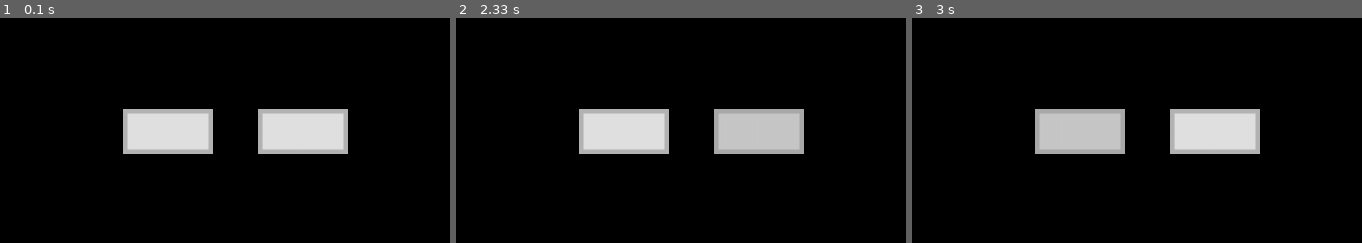
Above: before the commit, frames 1-3 (left to right).
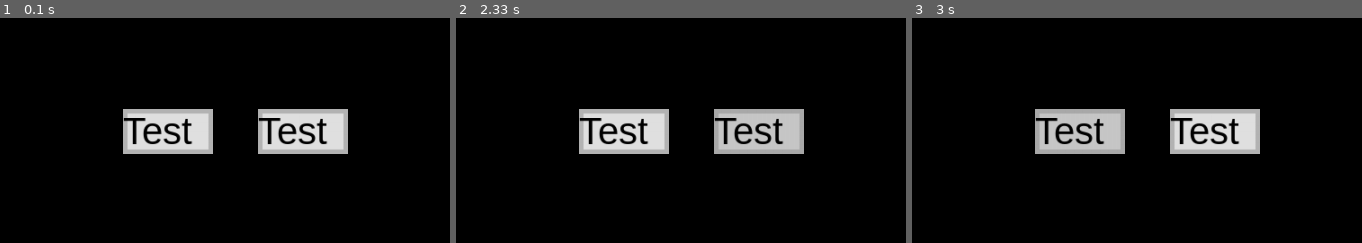
Above: after the commit, the same moments.

Repository: AlphaCraft9658/Merge-Box
Game: pygame game, started from Button System/main.py
Two runs of this game, one before a commit and one after it. Both use one fixed random seed, a clock stepped at 60 frames per second and the inputs below.
Inputs (mouse positions are % of the whole screen's width and height, from its top left):
- Up to frame 1 (0.1 s): no input
- Up to frame 2 (2.33 s): click (50, 50) at 0.38 s; press the mouse at (55, 55) at 0.7 s; move the mouse to (35, 67) at 0.8 s; release the mouse at (15, 79) at 0.93 s; click (37, 57) at 1.05 s; press the mouse at (55, 55) at 1.37 s; move the mouse to (51, 70) at 1.47 s; release the mouse at (48, 86) at 1.6 s; click (55, 55) at 2.22 s
- Up to frame 3 (3 s): press the mouse at (55, 55) at 2.53 s; move the mouse to (65, 48) at 2.63 s; release the mouse at (75, 41) at 2.77 s; click (40, 59) at 2.88 s
The pictures show only the part of the screen within x 21-71%, y 30-80%; the shares and areas given below are measured in that part.

The runs differ from the first frame. In frame 1, 1.5% of the frame differs, in the area x 27-73%, y 44-56%; in frame 2, 1.5%; in frame 3, 1.5%.

Commit message:
class argument typo check improved

Diff:
--- a/Button System/main.py
+++ b/Button System/main.py
@@ -30,19 +30,24 @@
     # pass arguments this way: ((button x, button y, button width, height), (border width, radius), ((button r, g, b),/
     # (button hover r, g, b), (button click r, g, b), (border r, g, b), (border hover r, g, b), (border click r, g, b))/
     # (text, (text r, g, b), size, font)
-    def __init__(self, box=(0, 0, 10, 50), border=(5, 5), colors=((225, 225, 225), (200, 200, 200), (180, 180, 180), (180, 180, 180), (170, 170, 170), (130, 130, 130)), text=("", (0, 0, 0), 0, "")):
-        try:
-            if not (type(box) == tuple and len(box) == 4 and [True for i in box if type(i) == int]):
-                if not (type(border) == tuple and len(border) == 2 and [True for i in border if type(i) == int]):
-                    if not (type(colors) == tuple and len(colors) == 6 and [True for i in [n for n in [v for v in colors]] if type(i) == int]):
-                        if not (type(text) == tuple and type(text[0]) == str and type(text[1]) == tuple and [True for i in text[1] if type(i) == int] and type(text[2]) == int and type(text[3]) == str and (text[3] in pygame.font.get_fonts() or text[3] == "")):
-                            print(f"{Fore.RED}=== invalid button construction! ===")
-                            pygame.quit(); sleep(3)
-                            exit()
-        except:
-            print(f"{Fore.RED}=== invalid button construction! ===")
-            pygame.quit(); sleep(3)
-            exit()
+    def __init__(self, box: tuple[int, int, int, int] = (0, 0, 10, 50), border: tuple = (5, 5),
+                 colors: tuple[tuple[int, int, int], tuple[int, int, int], tuple[int, int, int], tuple[int, int, int], tuple[int, int, int], tuple[int, int, int]] =
+                 ((225, 225, 225), (200, 200, 200),
+                 (180, 180, 180), (180, 180, 180),
+                 (170, 170, 170), (130, 130, 130)),
+                 text: tuple[str, tuple, int, str] = ("", (0, 0, 0), 0, "")):
+#        try:
+#            if not (len(box) == 4 and [True for i in box if type(i) == int]):
+#                if not (len(border) == 2 and [True for i in border if type(i) == int]):
+#                    if not (len(colors) == 6 and [True for i in [n for n in [v for v in colors]] if type(i) == int]):
+#                        if not (type(text[0]) == str and type(text[1]) == tuple and [True for i in text[1] if type(i) == int] and type(text[2]) == int and type(text[3]) == str and (text[3] in pygame.font.get_fonts() or text[3] == "")):
+#                            print(f"{Fore.RED}=== invalid button construction! ===")
+#                            pygame.quit(); sleep(3)
+#                            exit()
+#        except:
+#            print(f"{Fore.RED}=== invalid button construction! ===")
+#            pygame.quit(); sleep(3)
+#            exit()
         self.x = box[0]
         self.y = box[1]
         self.w = box[2]
@@ -74,6 +79,9 @@
         else:
             pygame.draw.rect(screen, self.color, self.rect)
             pygame.draw.rect(screen, self.border_color, self.rect, self.border_radius)
+        font = pygame.font.SysFont("Arial", 42)
+        text = font.render("Test", True, self.text_color)
+        screen.blit(text, self.rect)
 
 
 def button_check(ev):  # pass event of the event checking loop to function and put function into event loop
